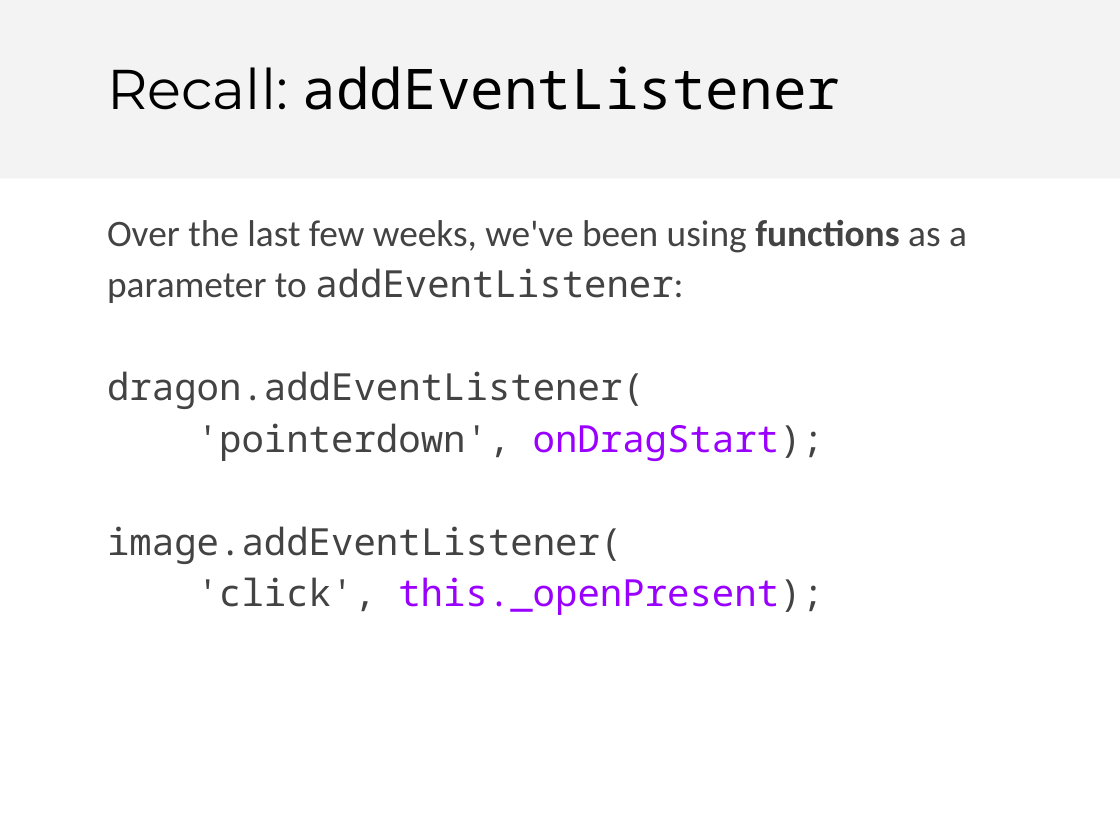
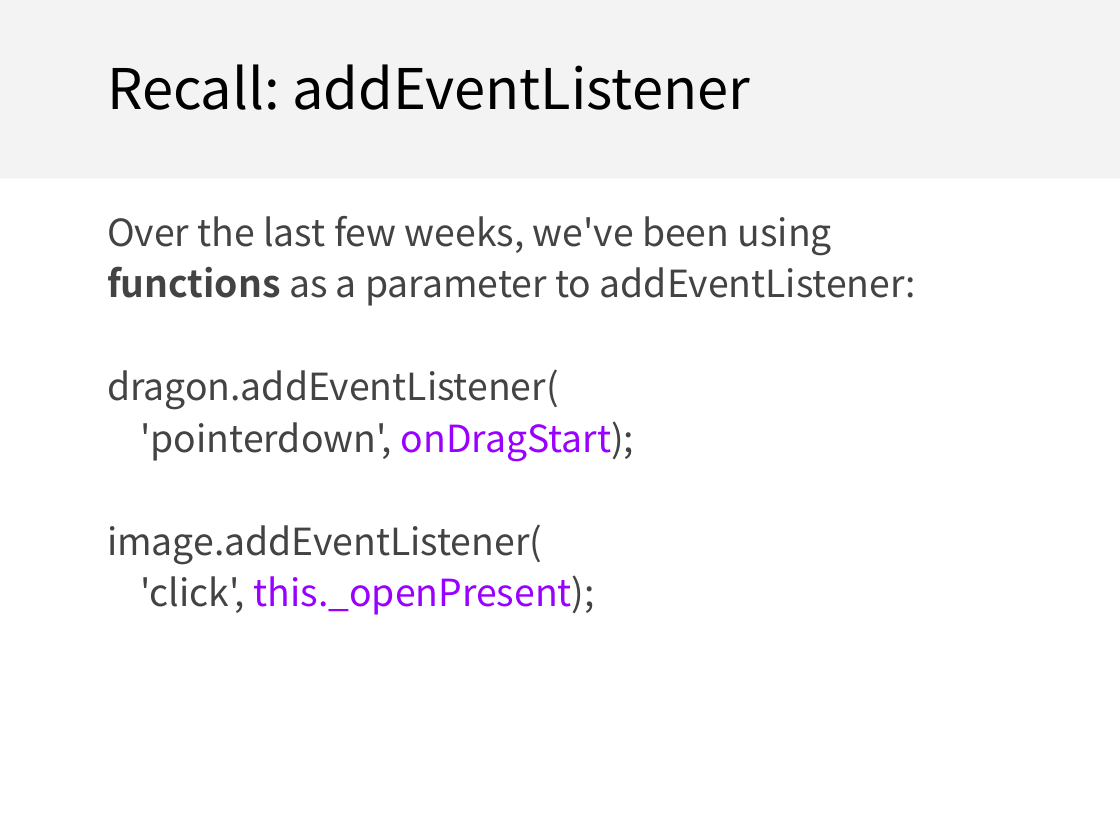
Before and after one commit to fullstackccu/fullstackccu.github.io, a slide deck: slide 47 of lectures/13/lecture13.odp (slide 49 before the commit). Drawn at 1120x840 pixels with LibreOffice and Linux fonts; fonts in the diff are those of the drawing. Boxes give left, top, right and bottom in pixels: in the first picture for what was removed or moved away, otherwise in the second. Text is boxed around its words. In the diff, an @@ line names an element or a change of style, - is before the commit and + after.

```diff
--- a/lectures/13/lecture13.odp
+++ b/lectures/13/lecture13.odp
@@ title "Recall: addEventListener" at (107, 64, 750, 110): font Montserrat to Noto Sans CJK SC in "Recall:"; font Noto Sans Mono to Noto Sans CJK SC in "addEventListener" @@
@@ text "Over the last few weeks, ..." at (107, 216, 917, 615): font Calibri to Noto Sans CJK SC in "Over the last few weeks, we've been ..."; font Noto Sans Mono to Noto Sans CJK SC in "addEventListener:", "dragon.addEventListener(", "'pointerdown', onDragStart);", "image.addEventListener(" and 1 more places @@
```
Also in this commit, not shown: 8 other slides changed, 4 slides removed, 1 other file.
